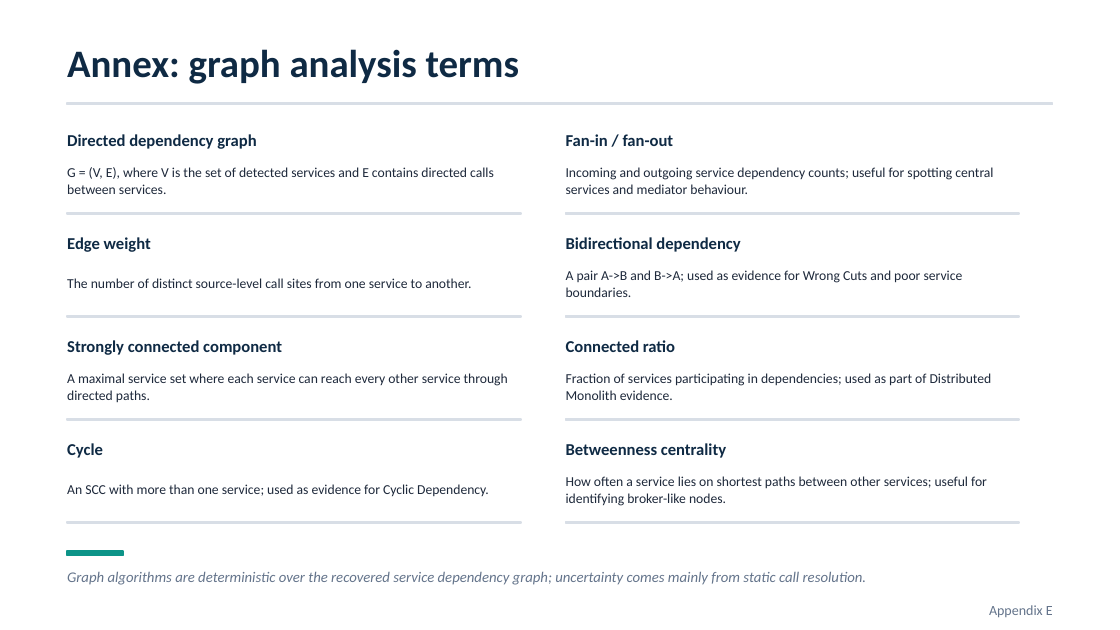
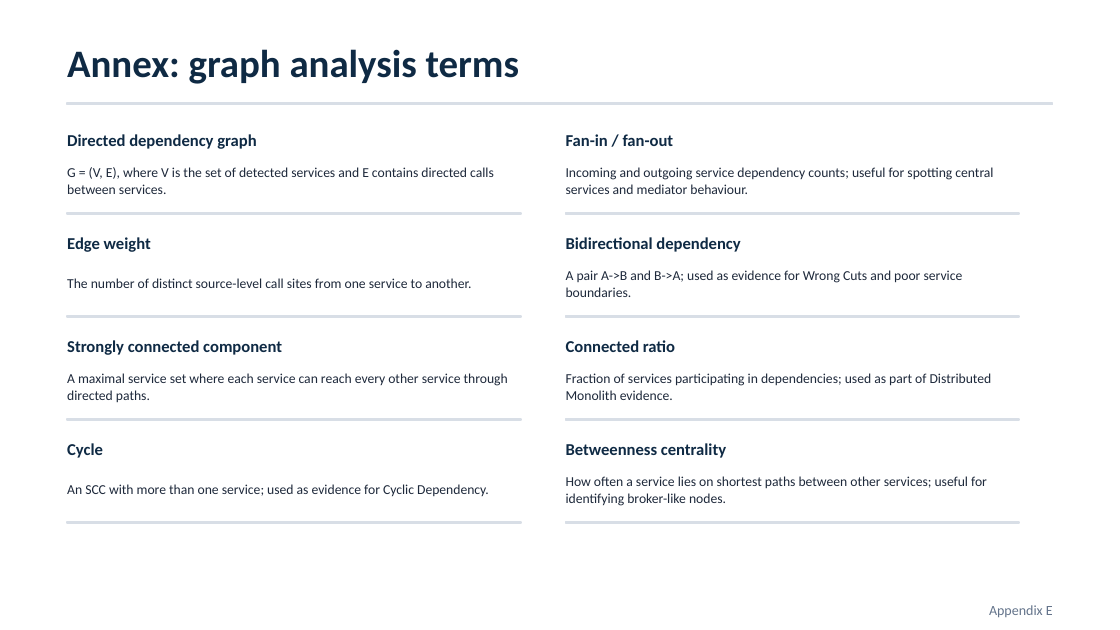
Before and after one commit to andrei45635/dissertation_backend, a slide deck: slide 21 of thesis/presentation/MSA_Detector_Defense_v2.pptx. Drawn at 1120x630 pixels with LibreOffice and Linux fonts; fonts in the diff are those of the drawing. Boxes give left, top, right and bottom in pixels: in the first picture for what was removed or moved away, otherwise in the second. Text is boxed around its words. In the diff, an @@ line names an element or a change of style, - is before the commit and + after.

Commit message:
update presentation

```diff
--- a/thesis/presentation/MSA_Detector_Defense_v2.pptx
+++ b/thesis/presentation/MSA_Detector_Defense_v2.pptx
@@ rectangle removed at [67, 551, 123, 556] @@
@@ text removed at [67, 571, 866, 585] @@
-Graph algorithms are deterministic over the recovered service dependency graph; uncertainty comes mainly from static call resolution.
```
Also in this commit, not shown: 2 other slides changed.
